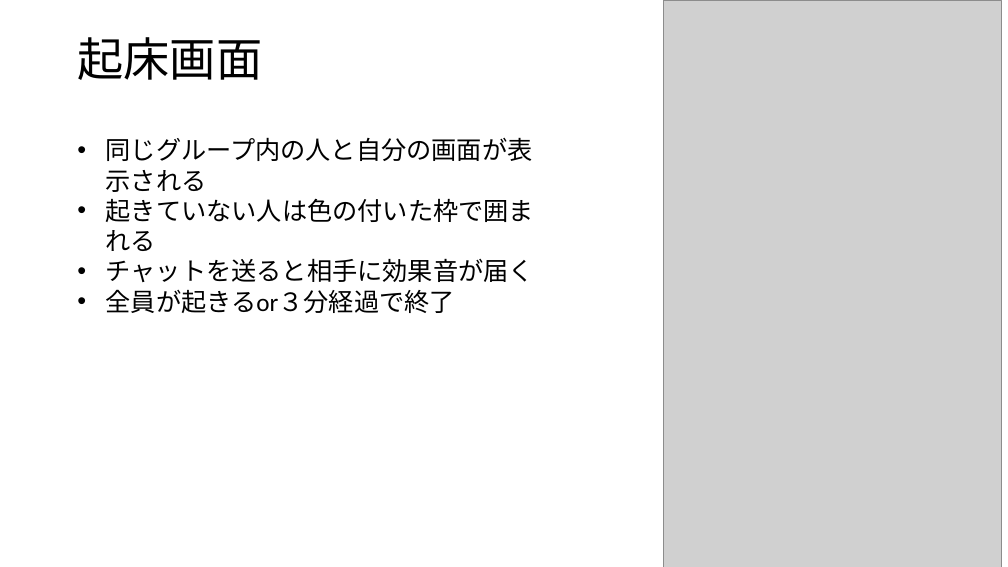
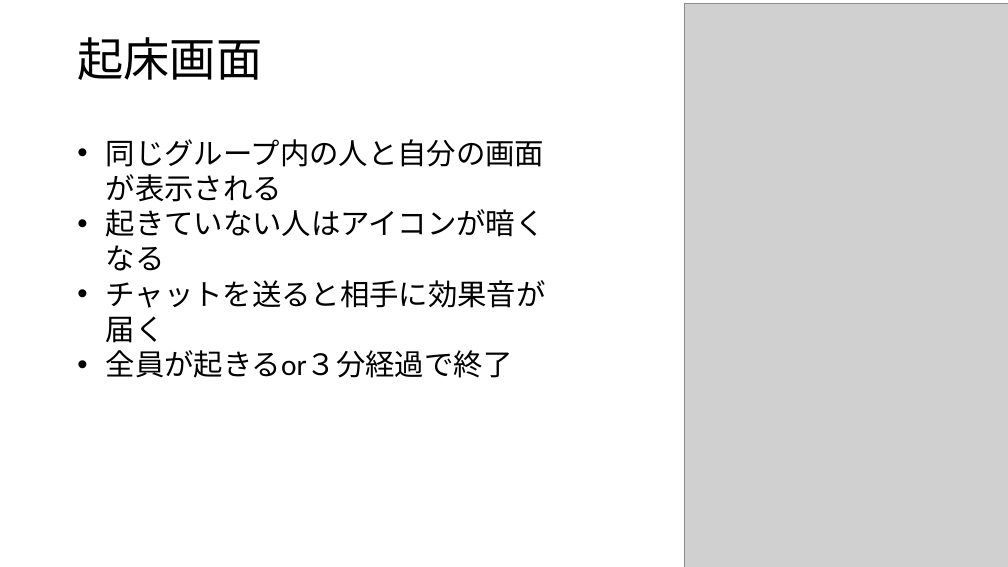
Before and after one commit to jack-app/jackhack2018_F, a slide deck: slide 7 of htmlcss/pptx/teamF.pptx. Drawn at 1008x567 pixels with LibreOffice and Linux fonts; fonts in the diff are those of the drawing; grey boxes stand for pictures. Boxes give left, top, right and bottom in pixels: in the first picture for what was removed or moved away, otherwise in the second. Text is boxed around its words. In the diff, an @@ line names an element or a change of style, - is before the commit and + after.

Commit message:
パワポでグループ画面の画像を更新

```diff
--- a/htmlcss/pptx/teamF.pptx
+++ b/htmlcss/pptx/teamF.pptx
@@ picture: place and size @@
-picture at [664, 0, 1002, 567]
+picture at [684, 4, 1008, 567]
@@ text at [106, 139, 546, 378]: size 24 to 28 pt in "同じグループ内の人と自分の画面が表示される", "チャットを送ると相手に効果音が届く", "全員が起きるor３分経過で終了" @@
@@ text at [106, 209, 545, 271]: text changed; size 24 to 28 pt @@
-• 起きていない人は色の付いた枠で囲まれる
+• 起きていない人はアイコンが暗くなる
```
Also in this commit, not shown: 6 other slides changed.
